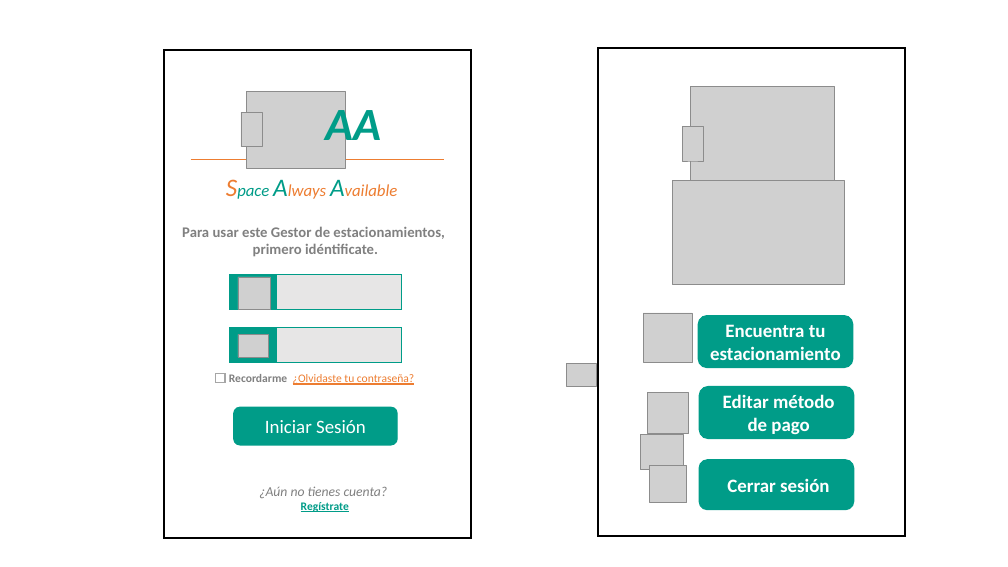
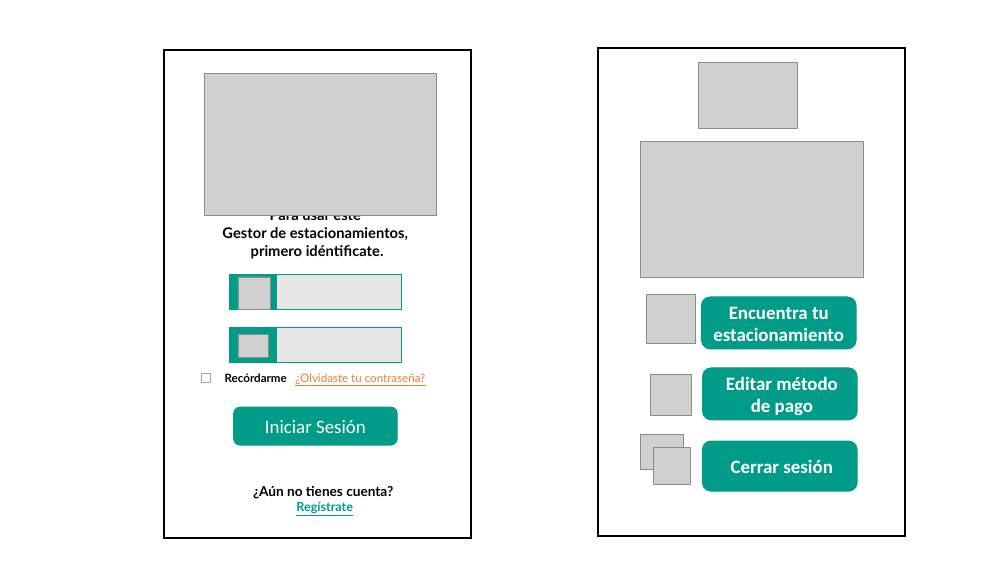
Before and after one commit to ajbeem/iotserver, a slide deck: slide 4 of documentation/MapaNavegacion.pptm (slide 3 before the commit). Drawn at 1008x567 pixels with LibreOffice and Linux fonts; fonts in the diff are those of the drawing; grey boxes stand for pictures. Boxes give left, top, right and bottom in pixels: in the first picture for what was removed or moved away, otherwise in the second. Text is boxed around its words. In the diff, an @@ line names an element or a change of style, - is before the commit and + after.

```diff
--- a/documentation/MapaNavegacion.pptm
+++ b/documentation/MapaNavegacion.pptm
@@ picture added at box(205, 73, 436, 216) @@
@@ picture removed at box(690, 86, 835, 198) @@
@@ picture added at box(699, 63, 798, 129) @@
@@ group removed at box(183, 91, 444, 217): 2 texts, 2 pictures, 1 line @@
-Space Always Available
-AA
@@ picture: place and size @@
-picture at box(673, 181, 845, 285)
+picture at box(640, 142, 864, 278)
@@ picture removed at box(682, 126, 703, 161) @@
@@ text "Para usar este": place and size @@
-text "Para usar este" at box(182, 226, 444, 256)
+text "Para usar este" at box(222, 215, 408, 259)
@@ text at box(222, 215, 408, 240): text changed; font Calibri to Lato; text colour #808080 to #000000 @@
-Para usar este Gestor de estacionamientos,
+Para usar este
+Gestor de estacionamientos,
@@ text at box(251, 245, 384, 259): font Calibri to Lato, text colour #808080 to #000000 in "primero idéntificate." @@
@@ rectangle: place and size @@
-rectangle at box(216, 374, 225, 383)
+rectangle at box(202, 374, 211, 383)
@@ text at box(225, 373, 426, 384): text changed; font Calibri to Lato @@
-Recordarme ¿Olvidaste tu contraseña?
+Recórdarme ¿Olvidaste tu contraseña?
@@ picture removed at box(566, 364, 597, 386) @@
@@ 3 rounded rectangles, 3 pictures: place and size @@
-3 rounded rectangles, 3 pictures at box(644, 313, 854, 510)
+3 rounded rectangles, 3 pictures at box(647, 294, 858, 491)
@@ text "¿Aún no tienes cuenta?" at box(253, 486, 393, 514): font Calibri to Lato; text colour #808080 to #000000, bold on, italic off in "¿Aún no tienes cuenta?"; size 11 to 12 pt in "Regístrate" @@
```
Also in this commit, not shown: 2 slides added.
